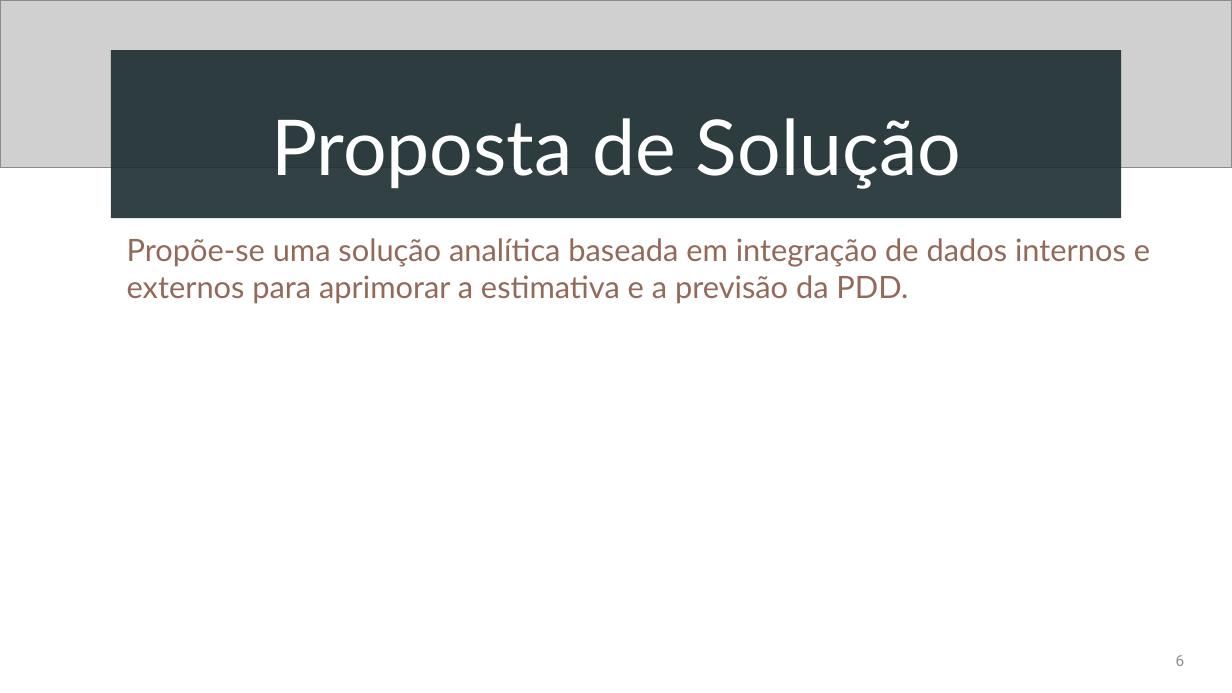
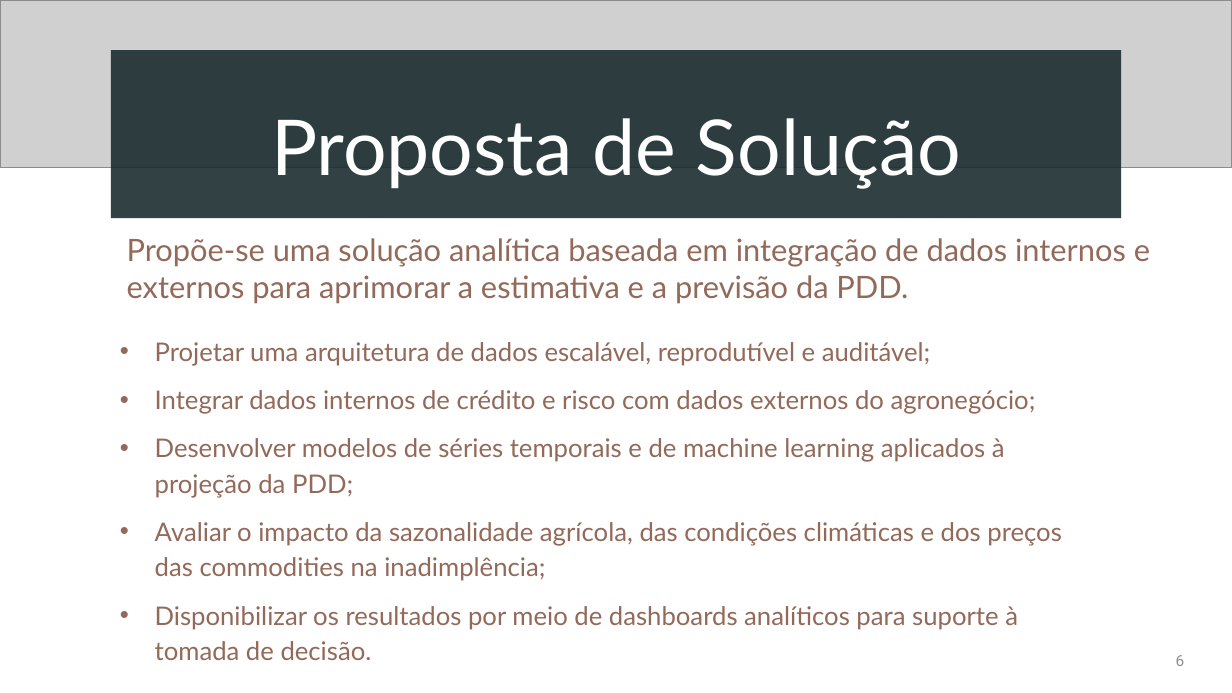
Before and after one commit to devbiadlima/pdd-analytics-etl, a slide deck: slide 6 of apresentacao/Apresentação.pptx. Drawn at 1232x693 pixels with LibreOffice and Linux fonts; fonts in the diff are those of the drawing; grey boxes stand for pictures. Boxes give left, top, right and bottom in pixels: in the first picture for what was removed or moved away, otherwise in the second. Text is boxed around its words. In the diff, an @@ line names an element or a change of style, - is before the commit and + after.

```diff
--- a/apresentacao/Apresentação.pptx
+++ b/apresentacao/Apresentação.pptx
@@ text added at <box>155,342,1062,660</box>, 20 pt, text #936959 @@
+• Projetar uma arquitetura de dados escalável, reprodutível e auditável;
+• Integrar dados internos de crédito e risco com dados externos do agronegócio;
+• Desenvolver modelos de séries temporais e de machine learning aplicados à projeção da PDD;
+• Avaliar o impacto da sazonalidade agrícola, das condições climáticas e dos preços das commodities na inadimplência;
+• Disponibilizar os resultados por meio de dashboards analíticos para suporte à tomada de decisão.
```
Also in this commit, not shown: 4 other slides changed.
